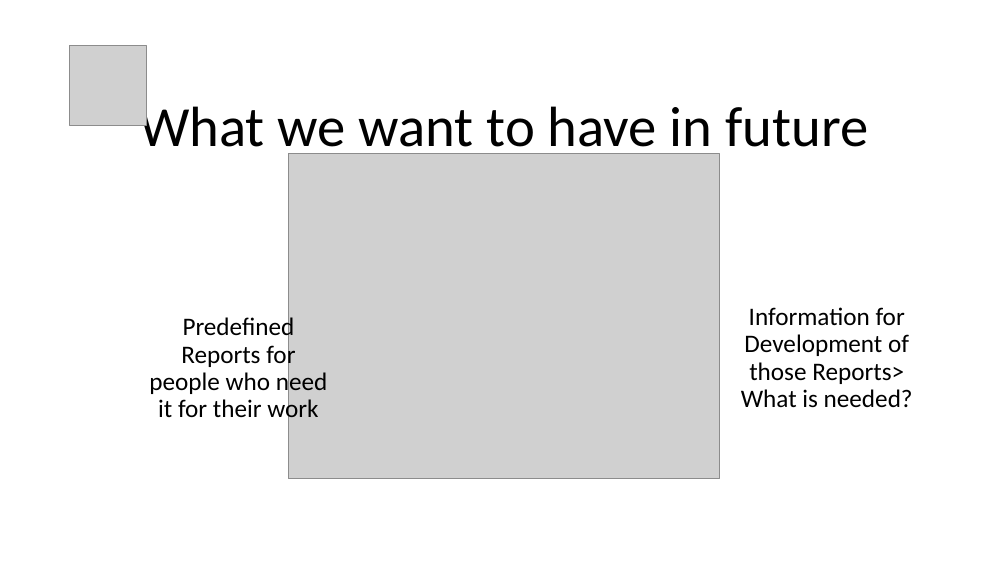
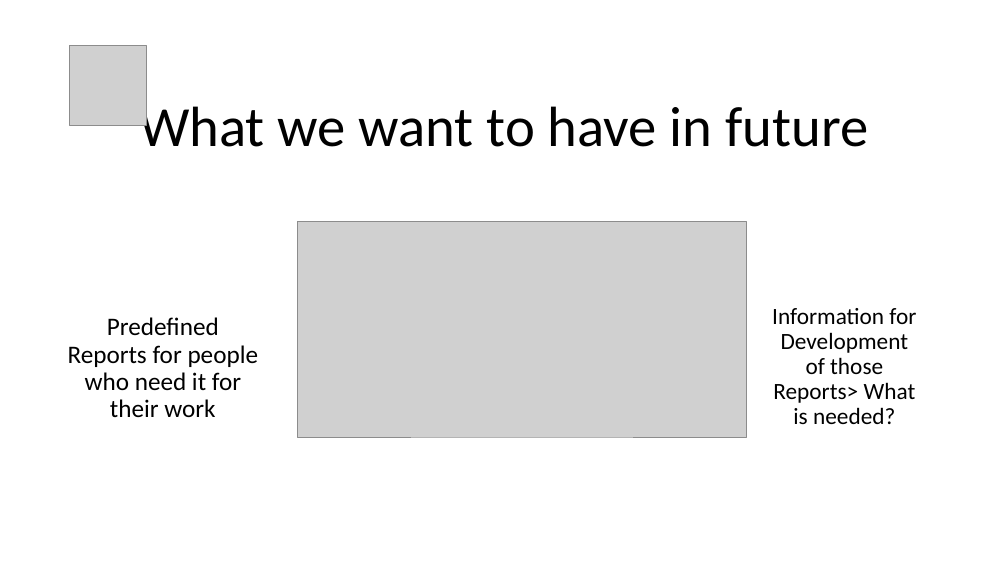
Before and after one commit to miwohlf-dot/elc-database, a slide deck: slide 4 of deliverables/documents/Working with Pastors data.pptx. Drawn at 1008x567 pixels with LibreOffice and Linux fonts; fonts in the diff are those of the drawing; grey boxes stand for pictures. Boxes give left, top, right and bottom in pixels: in the first picture for what was removed or moved away, otherwise in the second. Text is boxed around its words. In the diff, an @@ line names an element or a change of style, - is before the commit and + after.

```diff
--- a/deliverables/documents/Working with Pastors data.pptx
+++ b/deliverables/documents/Working with Pastors data.pptx
@@ picture: place and size @@
-picture at box(288, 154, 720, 479)
+picture at box(298, 222, 746, 437)
@@ text "Predefined Reports for people who ..." rewrapped from box(149, 315, 328, 424) to box(68, 317, 259, 417) @@
@@ subtitle "Information for Development of those ...": place and size @@
-subtitle "Information for Development of those ..." at box(741, 307, 913, 408)
+subtitle "Information for Development of those ..." at box(772, 308, 916, 424)
@@ subtitle "Information for Development of those ..." at box(772, 308, 916, 424): size 24 to 22.2 pt @@
```
Also in this commit, not shown: 1 other slide changed, 1 other file.
